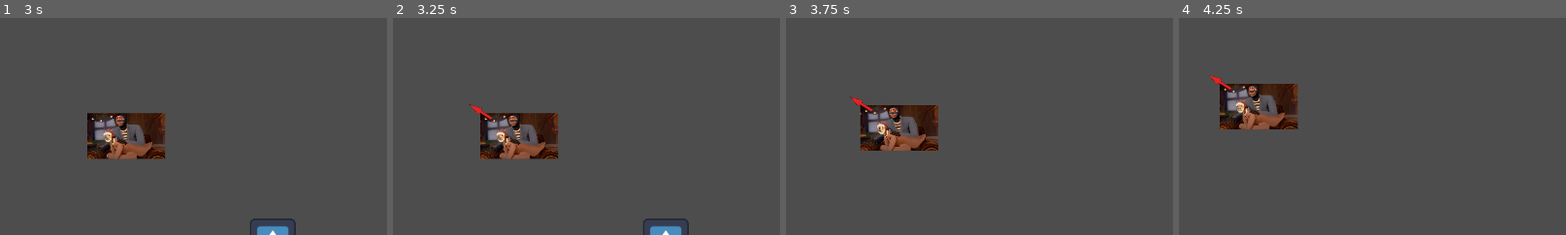
Above: before the commit, frames 1-4 (left to right).
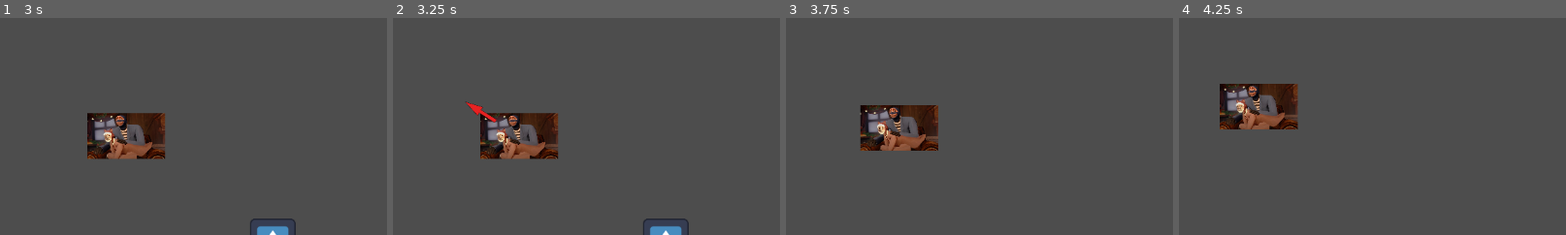
Above: after the commit, the same moments.

Repository: nick-leslie/Gmtk-game-jam-2025
Game: Godot game, scene res://Scenes/main.tscn
The game is run twice, just before and just after one commit, with the same random seed, the same clock (stepped at 60 frames per second) and the same inputs. The engine's default icon, where the game draws it, is replaced by a stand-in: a white triangle on a blue panel in a dark square.
Inputs (mouse positions are % of the whole screen's width and height, from its top left):
- Up to frame 1 (3 s): tap Enter at 0.5, 2 s; move the mouse to (72, 45) at 0.52 s; click (72, 45) at 0.67 s; tap Space at 1.25, 2.75 s; move the mouse to (30, 55) at 1.27 s; click (30, 55) at 1.42 s; move the mouse to (60, 28) at 2.02 s; click (60, 28) at 2.17 s; move the mouse to (45, 70) at 2.77 s; click (45, 70) at 2.92 s
- Up to frame 2 (3.25 s): no input
- Up to frame 3 (3.75 s): move the mouse to (80, 65) at 3.52 s; click (80, 65) at 3.67 s
- Up to frame 4 (4.25 s): no input
The pictures show only the part of the screen within x 10-60%, y 19-69%; the shares and areas given below are measured in that part.

Frame 1 is identical in both runs. In frame 2, 0.1% of the frame differs, in the area x 18-27%, y 38-49%; in frame 3, 0.1%; in frame 4, 0.1%.

Commit message:
Updated scaling and hid telegraph on move

Diff:
--- a/Scripts/Enemies/test_enemy.gd
+++ b/Scripts/Enemies/test_enemy.gd
@@ -65,8 +65,19 @@
 		magnitude = randi_range(1, max_speed)
 
 	#Scale the telegraph sprite
+
+	# Parameters you can tweak to balance visual size
+	var base_scale := 0.5  # Minimum scale when magnitude is low
+	var scale_range := 0.5 # Additional scale at max speed (total = base + range = 1.0 at max speed)
+
+	# Calculate scale based on speed
+	var speed_ratio = clamp(magnitude / max_speed, 0.0, 1.0)
+	var desired_scale = base_scale + (scale_range * speed_ratio)
+
 	var telegraph_texture_size = $TelegraphSprite.texture.get_size()
-	var target_size = sprite_size * (magnitude / max_speed) # TODO might need to scale this better
+
+	# Determine the maximum size we want relative to the enemy sprite
+	var target_size = sprite_size * desired_scale
 
 	# Calculate uniform scale factor based on the smaller ratio (to fit within bounds)
 	var scale_factor = min(
@@ -98,6 +109,8 @@
 	var texture_size = $EnemySprite.texture.get_size()
 	var sprite_size = texture_size * $EnemySprite.scale
 
+	# Disable the telegraph sprite while moving
+	$TelegraphSprite.visible = false
 
 	# Move by vector
 	var offset = direction * magnitude
